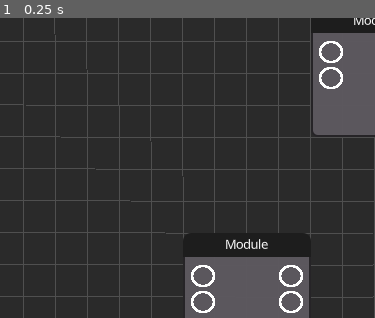
Above: before the commit, frame 1.
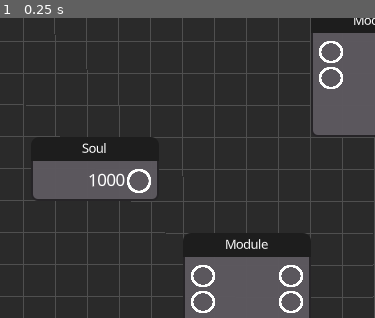
Above: after the commit, the same moment.

Repository: jake6724/automation-node-test
Game: Godot game, scene res://scenes/LineTest.tscn
Same seed, same stepped clock (60 frames per second), same inputs: the game is played once before the commit and once after it.
Inputs:
- Up to frame 1 (0.25 s): no input
The pictures show only the part of the screen within x 0-50%, y 8-58%; the shares and areas given below are measured in that part.

The runs differ from the first frame. In frame 1, 4.3% of the frame differs, in the area x 8-43%, y 39-61%.

Commit message:
Update

Diff:
--- /dev/null
+++ b/assets/Polygon_1.svg
@@ -0,0 +1,3 @@
+<svg width="222" height="192" viewBox="0 0 222 192" fill="none" xmlns="http://www.w3.org/2000/svg">
+<path d="M110.851 0L221.703 192H0L110.851 0Z" fill="#D9D9D9"/>
+</svg>
--- a/scenes/LineTest.tscn
+++ b/scenes/LineTest.tscn
@@ -1,8 +1,9 @@
-[gd_scene load_steps=5 format=3 uid="uid://ufg4hjydfio6"]
+[gd_scene load_steps=6 format=3 uid="uid://ufg4hjydfio6"]
 
 [ext_resource type="Script" uid="uid://cvdegmcna1omq" path="res://scripts/player_controller.gd" id="1_rafsq"]
 [ext_resource type="PackedScene" uid="uid://dk0gea64qrnwr" path="res://scenes/Module.tscn" id="2_1gem8"]
 [ext_resource type="Material" uid="uid://d2rk7wa3um2ua" path="res://materials/sm_grid.tres" id="3_7xge5"]
+[ext_resource type="PackedScene" uid="uid://cgfptnpahpgtf" path="res://scenes/modules/SourceModule.tscn" id="3_wm0a3"]
 [ext_resource type="Script" uid="uid://cd2lfn5r8bv7a" path="res://scripts/player_camera.gd" id="4_ahva4"]
 
 [node name="PlayerController" type="Control" node_paths=PackedStringArray("player_camera", "module_parent")]
@@ -48,6 +49,12 @@
 offset_right = 704.0
 offset_bottom = 560.0
 
+[node name="SourceModule" parent="ModuleParent" instance=ExtResource("3_wm0a3")]
+offset_left = 40.0
+offset_top = 168.0
+offset_right = 168.0
+offset_bottom = 224.0
+
 [node name="Grid" type="ColorRect" parent="."]
 z_index = -4095
 material = ExtResource("3_7xge5")
--- /dev/null
+++ b/scenes/ModuleLibrary.tscn
@@ -0,0 +1,8 @@
+[gd_scene load_steps=2 format=3 uid="uid://bwnb4s8cdooyu"]
+
+[ext_resource type="Script" uid="uid://bho0sokd3umfr" path="res://scripts/module_library.gd" id="1_oqwm2"]
+
+[node name="ModuleLibrary" type="Control"]
+layout_mode = 3
+anchors_preset = 0
+script = ExtResource("1_oqwm2")
--- /dev/null
+++ b/scenes/PlayerHUD.tscn
@@ -0,0 +1,31 @@
+[gd_scene load_steps=2 format=3 uid="uid://f5ntbjlv6ts4"]
+
+[ext_resource type="Script" uid="uid://cxhabe5jdfqyr" path="res://scripts/player_hud.gd" id="1_0kcyj"]
+
+[node name="PlayerHud" type="CanvasLayer"]
+script = ExtResource("1_0kcyj")
+metadata/_custom_type_script = "uid://cxhabe5jdfqyr"
+
+[node name="Control" type="Control" parent="."]
+layout_mode = 3
+anchors_preset = 15
+anchor_right = 1.0
+anchor_bottom = 1.0
+grow_horizontal = 2
+grow_vertical = 2
+mouse_filter = 2
+
+[node name="Button" type="Button" parent="Control"]
+layout_mode = 1
+anchors_preset = -1
+anchor_left = 0.49100003
+anchor_top = 0.92
+anchor_right = 0.49100003
+anchor_bottom = 0.92
+offset_left = -16.25003
+offset_top = -16.0
+offset_right = 15.7499695
+offset_bottom = 16.0
+grow_horizontal = 2
+grow_vertical = 0
+text = "Modules"
--- /dev/null
+++ b/scenes/modules/SourceModule.tscn
@@ -0,0 +1,90 @@
+[gd_scene load_steps=6 format=3 uid="uid://cgfptnpahpgtf"]
+
+[ext_resource type="Script" uid="uid://bipcohspp8ukx" path="res://scripts/modules/source_module.gd" id="1_l7km8"]
+[ext_resource type="PackedScene" uid="uid://dsk4ig3qqwyxu" path="res://scenes/Port.tscn" id="2_jq47j"]
+
+[sub_resource type="StyleBoxFlat" id="StyleBoxFlat_l7km8"]
+bg_color = Color(0.36078432, 0.34509805, 0.36862746, 0.99215686)
+border_width_left = 2
+border_width_top = 2
+border_width_right = 2
+border_width_bottom = 2
+border_color = Color(0.14897126, 0.1407392, 0.15308312, 1)
+corner_radius_top_left = 6
+corner_radius_top_right = 6
+corner_radius_bottom_right = 6
+corner_radius_bottom_left = 6
+
+[sub_resource type="StyleBoxFlat" id="StyleBoxFlat_jq47j"]
+bg_color = Color(0.11489672, 0.11489683, 0.11489678, 1)
+corner_radius_top_left = 8
+corner_radius_top_right = 8
+
+[sub_resource type="StyleBoxFlat" id="StyleBoxFlat_aom0m"]
+bg_color = Color(0.18717614, 0.18717614, 0.18717614, 1)
+
+[node name="SourceModule" type="Panel" node_paths=PackedStringArray("input_parent", "output_parent", "header")]
+offset_right = 128.0
+offset_bottom = 56.0
+theme_override_styles/panel = SubResource("StyleBoxFlat_l7km8")
+script = ExtResource("1_l7km8")
+input_parent = NodePath("Inputs")
+output_parent = NodePath("Outputs")
+header = NodePath("Header")
+metadata/_custom_type_script = "uid://bipcohspp8ukx"
+
+[node name="Header" type="Button" parent="."]
+layout_mode = 1
+anchors_preset = -1
+anchor_left = 0.5
+anchor_right = 0.5
+offset_left = -64.0
+offset_top = -8.0
+offset_right = 64.0
+offset_bottom = 16.0
+theme_override_styles/normal = SubResource("StyleBoxFlat_jq47j")
+theme_override_styles/pressed = SubResource("StyleBoxFlat_jq47j")
+theme_override_styles/hover = SubResource("StyleBoxFlat_aom0m")
+theme_override_styles/disabled = SubResource("StyleBoxFlat_jq47j")
+theme_override_styles/focus = SubResource("StyleBoxFlat_jq47j")
+
+[node name="HeaderLabel" type="Label" parent="Header"]
+layout_mode = 0
+offset_right = 128.0
+offset_bottom = 24.0
+theme_override_font_sizes/font_size = 12
+text = "Soul"
+horizontal_alignment = 1
+vertical_alignment = 1
+
+[node name="Inputs" type="VBoxContainer" parent="."]
+layout_mode = 0
+offset_top = -8.0
+offset_bottom = -8.0
+mouse_filter = 2
+theme_override_constants/separation = 4
+
+[node name="Outputs" type="VBoxContainer" parent="."]
+layout_mode = 0
+offset_left = 96.0
+offset_top = 24.0
+offset_right = 120.0
+offset_bottom = 48.0
+mouse_filter = 2
+theme_override_constants/separation = 4
+
+[node name="Port" parent="Outputs" instance=ExtResource("2_jq47j")]
+layout_mode = 2
+size_flags_vertical = 3
+mouse_filter = 0
+is_input = false
+
+[node name="OutputValue" type="Label" parent="."]
+layout_mode = 0
+offset_left = 56.0
+offset_top = 24.0
+offset_right = 96.0
+offset_bottom = 47.0
+text = "1000"
+horizontal_alignment = 1
+vertical_alignment = 1
--- a/scripts/connection.gd
+++ b/scripts/connection.gd
@@ -16,6 +16,7 @@
 var parent_module: Module
 
 const HORIZONTAL_OFFSET_DISTANCE: float = 35
+var horizontal_offset_distance_increment: float = 0
 
 signal connected_to_port
 signal disconnected_from_port
--- /dev/null
+++ b/scripts/ingredient.gd
@@ -0,0 +1,2 @@
+class_name Ingredient
+extends RefCounted
--- /dev/null
+++ b/scripts/matter.gd
@@ -0,0 +1,8 @@
+class_name Matter
+extends Ingredient
+
+enum Type {
+    FLOW,
+    SKILL,
+    DEXTERITY,
+}
--- a/scripts/module.gd
+++ b/scripts/module.gd
@@ -45,6 +45,7 @@
 
 func move(move_vector: Vector2) -> void:
 	global_position += move_vector
+	# global_position = floor(global_position / 2)
 	update_all_port_connections()
 	moved.emit(self)
 
--- /dev/null
+++ b/scripts/module_library.gd
@@ -0,0 +1,2 @@
+class_name ModuleLibrary
+extends Control
--- /dev/null
+++ b/scripts/modules/source_module.gd
@@ -0,0 +1,4 @@
+class_name SourceModule
+extends Module
+
+@export var raw_output: float = 1000.0
--- a/scripts/player_controller.gd
+++ b/scripts/player_controller.gd
@@ -10,8 +10,7 @@
 
 var source_port: Port
 
-const HORIZONTAL_OFFSET_DISTANCE: float = 25
-const HORIZONTAL_OFFSET: Vector2 = Vector2(HORIZONTAL_OFFSET_DISTANCE, 0)
+var extra: float = 0
 
 func _ready():
 	configure_modules()
@@ -62,6 +61,8 @@
 func on_module_valid_input_port_available(_module: Module, _port: Port) -> void:
 	if active_connection and _module != active_connection.parent_module:
 		active_connection.connect_to_port(_port)
+		active_connection.horizontal_offset_distance_increment += extra
+		extra += 10
 
 func on_module_exited() -> void:
 	if active_connection:
--- /dev/null
+++ b/scripts/player_hud.gd
@@ -0,0 +1,2 @@
+class_name PlayerHUD
+extends CanvasLayer
--- a/scripts/port.gd
+++ b/scripts/port.gd
@@ -34,6 +34,7 @@
 		connections.remove_at(-1)
 		if is_instance_valid(connection_to_remove):
 			connection_to_remove.disconnect_from_target_port()
+			connection_to_remove.queue_free()
 
 func add_connection(_connection: Connection) -> void:
 	connections.append(_connection)
@@ -55,8 +56,6 @@
 
 func on_connection_disconnected_from_port(_connection: Connection, _linked_module: Module) -> void:
 	linked_modules[_linked_module].erase(_connection)
-	_connection.queue_free()
-
 	if linked_modules[_linked_module].size() <= 0: # Stop observing this module if no child connections are linked to it
 		_linked_module.moved.disconnect(on_connection_linked_module_moved)
 
--- /dev/null
+++ b/scripts/ports/port_matter.gd
@@ -0,0 +1,4 @@
+class_name PortMatter
+extends Port
+
+@export var matter_type: Matter.Type
--- /dev/null
+++ b/scripts/power.gd
@@ -0,0 +1,8 @@
+class_name Power
+extends Ingredient
+
+enum Type {
+    SOUL,
+    GUNPOWDER,
+    COMBUSTION
+}
Not shown, added: assets/Polygon_1.svg.import
Binary file added: assets/Untitled.png
Not shown, added: assets/Untitled.png.import
Not shown, added: scripts/ingredient.gd.uid
Not shown, added: scripts/matter.gd.uid
Not shown, added: scripts/module_library.gd.uid
Not shown, added: scripts/modules/source_module.gd.uid
Not shown, added: scripts/player_hud.gd.uid
Not shown, added: scripts/ports/port_matter.gd.uid
Empty file added: scripts/ports/port_power.gd
Not shown, added: scripts/ports/port_power.gd.uid
Not shown, added: scripts/power.gd.uid
(and 2 more such lines)
